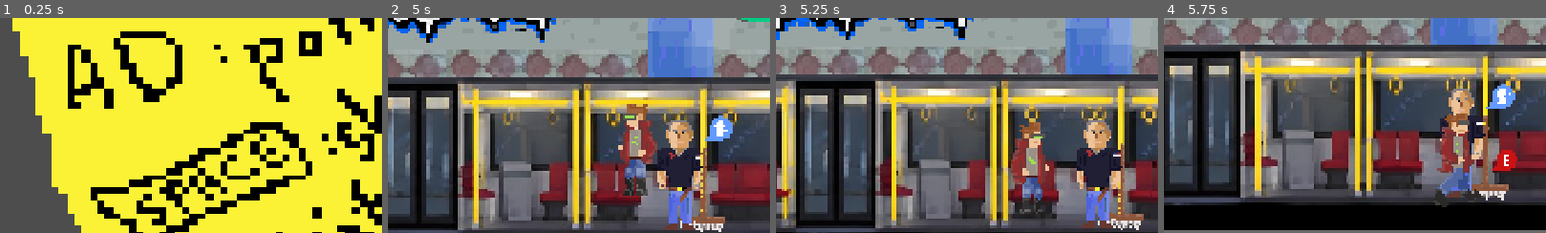
Above: before the commit, frames 1-4 (left to right).
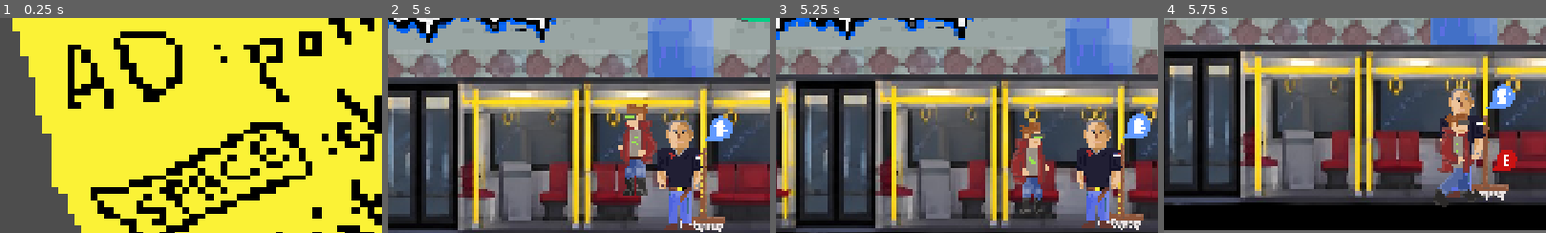
Above: after the commit, the same moments.

Repository: NetoCZ/Metro
Game: Godot game, scene res://Scenes/Intro/intro.tscn
Two runs of this game, one before a commit and one after it. Both use one fixed random seed, a clock stepped at 60 frames per second and the inputs below.
Inputs:
- Up to frame 1 (0.25 s): no input
- Up to frame 2 (5 s): tap Enter (ui_accept) at 0.5, 1.55, 2.3, 3.05, 4.35 s; hold Enter (ui_accept) 0.53-1.28 s; hold D (move_right) 0.53-2.03 s; tap Space (move_jump) at 0.77, 1.52, 3.02, 3.77, 4.52 s; tap F (attack) at 1.35 s; hold A (move_left) 2.03-2.78 s; hold P (hurt) 2.03-2.78 s; hold D (move_right) 2.78-4.28 s; tap E (interruct) at 2.85 s; hold Enter (ui_accept) 3.53-4.28 s; hold A (move_left) from 4.28 s (still down)
- Up to frame 3 (5.25 s): release A (move_left) at 5.03 s; hold D (move_right) from 5.03 s (still down); hold F (attack) from 5.03 s (still down)
- Up to frame 4 (5.75 s): keep holding D (move_right); keep holding F (attack); tap Enter (ui_accept) at 5.3 s
The pictures show only the part of the screen within x 14-64%, y 18-68%; the shares and areas given below are measured in that part.

Frames 1-2 are identical in both runs. In frame 3, 0.6% of the frame differs, in the area x 90-98%, y 44-56%; in frame 4, nothing differs.

Commit message:
prebuildddffddddfff

Diff:
--- a/Scenes/Zastavka.tscn
+++ b/Scenes/Zastavka.tscn
@@ -60,7 +60,7 @@
 position = Vector2(1979, -492)
 shape = SubResource("RectangleShape2D_0stwt")
 
-[node name="Player" parent="." unique_id=362517795 instance=ExtResource("2_w7nrg")]
+[node name="Player" parent="." unique_id=362517795 groups=["player"] instance=ExtResource("2_w7nrg")]
 
 [node name="NamestiRepublikyNoMetro2" type="Sprite2D" parent="." unique_id=1130381095]
 position = Vector2(2041.0001, 550)
--- a/Scenes/metro_main.tscn
+++ b/Scenes/metro_main.tscn
@@ -35,6 +35,9 @@
 [sub_resource type="CircleShape2D" id="CircleShape2D_renrx"]
 radius = 61.03278
 
+[sub_resource type="RectangleShape2D" id="RectangleShape2D_wdocy"]
+size = Vector2(47.14827, 16.844124)
+
 [sub_resource type="SpriteFrames" id="SpriteFrames_tvscu"]
 animations = [{
 "frames": [{
@@ -50,7 +53,7 @@
 }]
 
 [sub_resource type="RectangleShape2D" id="RectangleShape2D_v4kdb"]
-size = Vector2(121, 278)
+size = Vector2(145, 222)
 
 [node name="metroMain" type="Node2D" unique_id=927188760]
 position = Vector2(191, -25)
@@ -99,7 +102,7 @@
 position = Vector2(1182.5001, 706)
 shape = SubResource("RectangleShape2D_yea2l")
 
-[node name="Player" parent="." unique_id=362517795 instance=ExtResource("3_3ubiy")]
+[node name="Player" parent="." unique_id=362517795 groups=["player"] instance=ExtResource("3_3ubiy")]
 
 [node name="ORB" type="Area2D" parent="." unique_id=52562613]
 position = Vector2(-340, 49)
@@ -162,9 +165,14 @@
 position = Vector2(455, -849)
 script = ExtResource("11_7mde6")
 
+[node name="CollisionShape2D" type="CollisionShape2D" parent="Questgiver" unique_id=727360454]
+position = Vector2(-6, 719.00006)
+scale = Vector2(3.945, 3.945)
+shape = SubResource("RectangleShape2D_wdocy")
+
 [node name="AnimatedSprite2D" type="AnimatedSprite2D" parent="Questgiver" unique_id=674685434]
-position = Vector2(-10.249987, 859.4375)
-scale = Vector2(4.204546, 4.303571)
+position = Vector2(-10.25, 859.4375)
+scale = Vector2(4.2045465, 4.3035717)
 sprite_frames = SubResource("SpriteFrames_tvscu")
 autoplay = "default"
 frame_progress = 0.9732648
@@ -173,12 +181,13 @@
 anchors_preset = 5
 anchor_left = 0.5
 anchor_right = 0.5
-offset_left = -25.686481
-offset_top = -51.221996
-offset_right = 58.696457
-offset_bottom = -14.645153
+offset_left = 1.1891804
+offset_top = -39.603733
+offset_right = 85.57211
+offset_bottom = -3.0268898
 grow_horizontal = 2
-scale = Vector2(0.38614175, 0.44469544)
+scale = Vector2(0.42292848, 0.46410298)
+text = "123"
 horizontal_alignment = 1
 
 [node name="questProx" type="Area2D" parent="Questgiver" unique_id=1582427340]
@@ -186,7 +195,7 @@
 script = ExtResource("7_ua22h")
 
 [node name="CollisionShape2D" type="CollisionShape2D" parent="Questgiver/questProx" unique_id=2059382955]
-position = Vector2(446, -14)
+position = Vector2(423.5, 14)
 shape = SubResource("RectangleShape2D_v4kdb")
 
 [node name="Popup" type="Sprite2D" parent="Questgiver/questProx" unique_id=412270069]
--- a/Scenes/questgiver.gd
+++ b/Scenes/questgiver.gd
@@ -6,7 +6,7 @@
 var texty = [
 	"Dobrej",
 	"Dneska se mi na chatě rozbil solární panel.",
-	"Opravoval jsem to pět minut, ale nakonec jsem to vyřešil.",
+	"Opravoval jsem to pět minut, ale nakonec jsem to ne vyřešil.",
 	"Kdo mi s to opravi, dostane jedničku!"
 ]
 var index = 0
